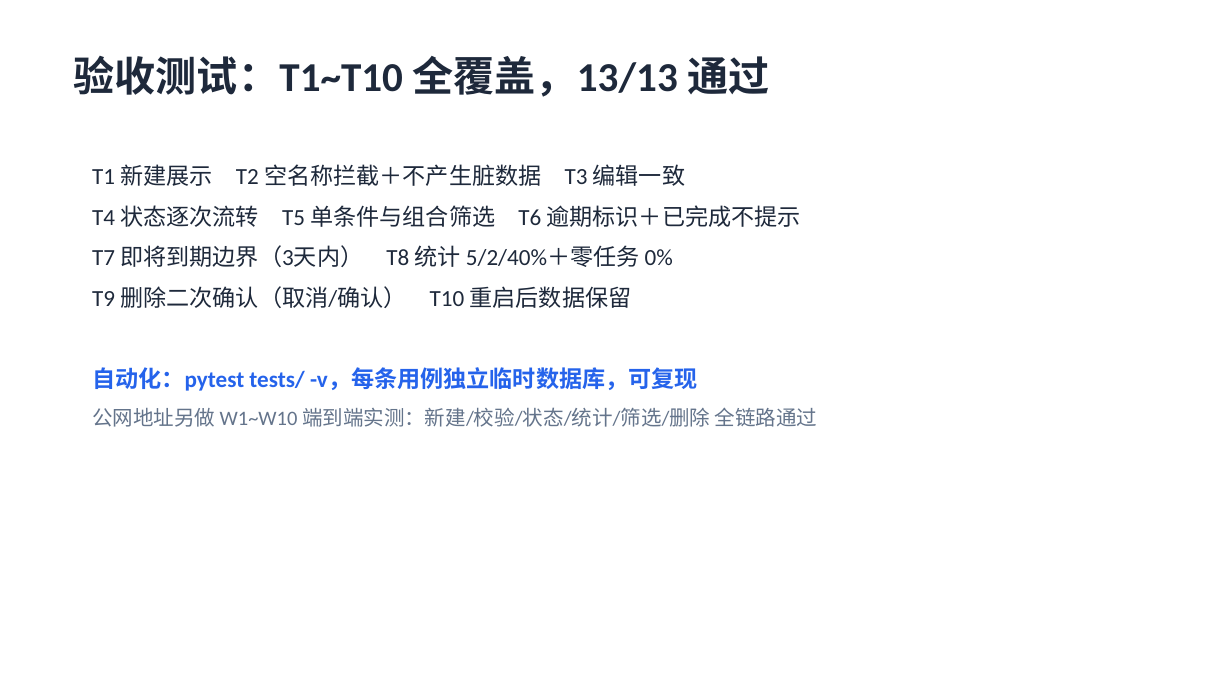
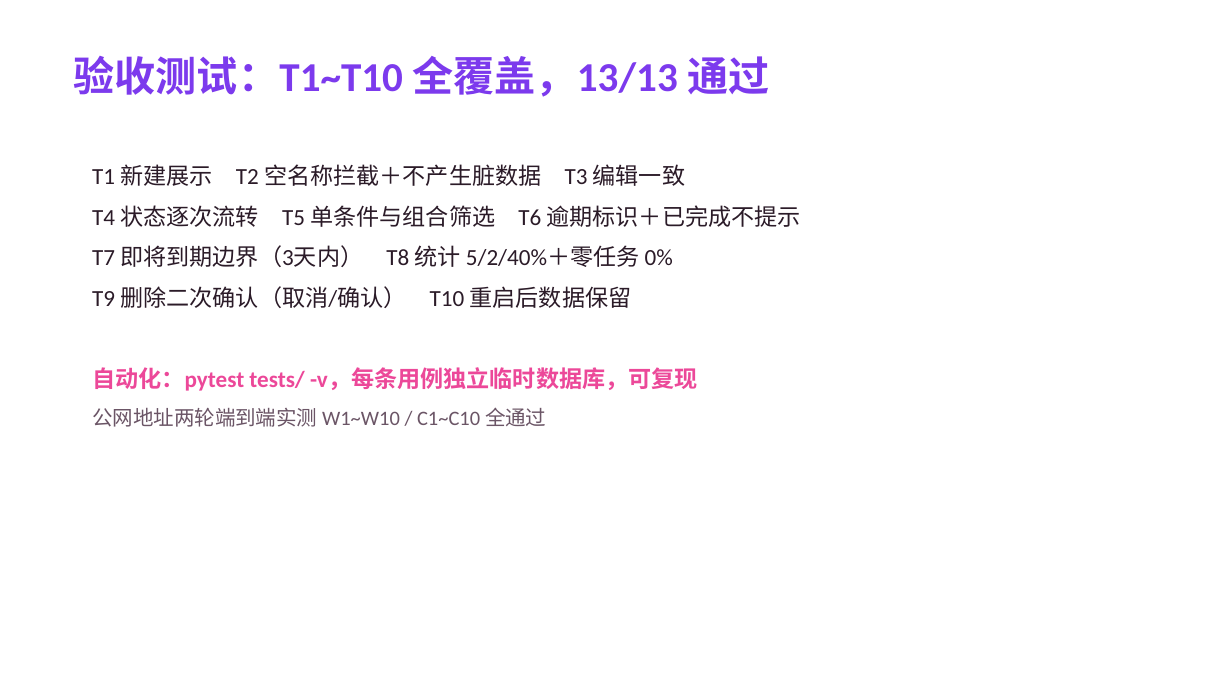
Before and after one commit to cql123-love/study-task, a slide deck: slide 4 of docs/实验一演示PPT.pptx. Drawn at 1232x693 pixels with LibreOffice and Linux fonts; fonts in the diff are those of the drawing. Boxes give left, top, right and bottom in pixels: in the first picture for what was removed or moved away, otherwise in the second. Text is boxed around its words. In the diff, an @@ line names an element or a change of style, - is before the commit and + after.

Commit message:
feat: 界面品牌化改版——CQL's World 粉色主题
- 品牌名改为 CQL's World（项目代号 StudyTask 保留），粉紫渐变视觉体系
- 首页新增渐变 Hero 欢迎横幅，统计卡片加顶部渐变描边与渐变数字
- 全局圆角体系 16px 卡片 + 999px 胶囊按钮，表单聚焦粉色光晕
- 空状态/详情/删除页文案品牌化（🌸 / ✦ / 💔）
- 同步更新 README、验收表、作业提交说明、实验报告、演示PPT
- AI_DEV_LOG 记录问题4（改版文案引发测试断言失败→同步断言后13条全过）

```diff
--- a/docs/实验一演示PPT.pptx
+++ b/docs/实验一演示PPT.pptx
@@ text "验收测试：T1~T10 全覆盖，13/13 通过" at [74, 56, 769, 97]: text colour #1E293B to #7C3AED @@
@@ text at [92, 164, 801, 391]: text colour #1E293B to #2B1B28 in "T1 新建展示 T2 空名称拦截＋不产生脏数据 T3 编辑一致", "T4 状态逐次流转 T5 单条件与组合筛选 T6 逾期标识＋已完成不提示", "T7 即将到期边界（3天内） T8 统计 5/2/40%＋零任务 0%", "T9 删除二次确认（取消/确认） T10 重启后数据保留"; text colour #2563EB to #EC4899 in "自动化：pytest tests/ -v，每条用例独立临时数据库，可复现" @@
@@ text at [92, 407, 546, 427]: text changed; text colour #64748B to #6B5566 @@
-公网地址另做 W1~W10 端到端实测：新建/校验/状态/统计/筛选/删除 全链路通过
+公网地址两轮端到端实测 W1~W10 / C1~C10 全通过
```
Also in this commit, not shown: 6 other slides changed, 12 other files.
